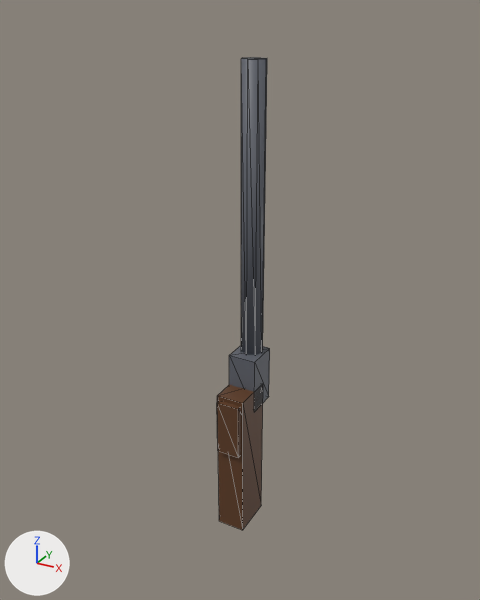
A saved change to the glTF model assets/models/items/shotgun.glb.
Both versions are drawn from a 50 mm camera at (0.579, -1.06, 0.781) aimed at (-0.01, 0.01, 0.246). The axes (+X, +Y, +Z) are drawn at lower left. The lights are the same throughout. The older version comes first. Mesh edges are drawn as thin lines. Vertices at exactly the same position are counted once.

The scene before the commit, as lines of its bpy script (objects in view):
```python
me_shotgun_v0 = bpy.data.meshes.new('shotgun_v0')
me_shotgun_v0.from_pydata(...)  # a box spanning x -0.025..0.025, y -0.06..0.02, z -0.08..0.04, material slot 0; a box spanning x -0.03..0.03, y -0.05..0.04, z -0.28..0.05, material slot 1; a box spanning x -0.03..0.03, y 0.0..0.07, z 0.0..0.12, material slot 2; an 8-sided cylinder along z spanning x -0.024..0.024, y 0.021..0.069, z 0.1..0.7, material slot 2
me_shotgun_v0.materials.append(mat_prop_dark_planks)
me_shotgun_v0.materials.append(mat_prop_planks)
me_shotgun_v0.materials.append(mat_prop_iron)
ob_shotgun_v0 = bpy.data.objects.new('shotgun_v0', me_shotgun_v0)
ob_shotgun_v0.location = (0.0, 0.0, 0.0)
```
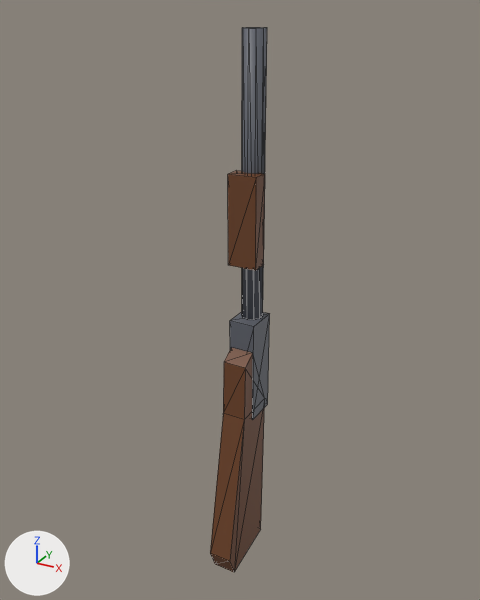
What differs and where, as boxes [x1, y1, x2, y2] in the pictures (480 x 600 px):
'shotgun_v0', reshaped (13% wider, 15% taller): before [217, 57, 270, 530]; after [210, 27, 270, 572]
part 1 of me_shotgun_v0, added (brown): after [228, 170, 265, 271]
part 2 of me_shotgun_v0, added: after [230, 312, 270, 420]
part 3 of me_shotgun_v0, added: after [242, 27, 267, 320]
part 4 of me_shotgun_v0, rebuilt (19% wider, 54% taller): before [217, 385, 263, 530]; after [210, 348, 265, 572]
part 5 of me_shotgun_v0, deleted: before [241, 57, 267, 355]
part 6 of me_shotgun_v0, deleted (brown): before [217, 400, 241, 458]
part 7 of me_shotgun_v0, deleted: before [229, 346, 270, 410]

The change, as a diff of the scene's bpy script:
```diff
--- a/assets/models/items/shotgun.glb.py
+++ b/assets/models/items/shotgun.glb.py
@@ me_shotgun_v0 @@
 # used by ob_shotgun_v0; location = (0.0, 0.0, 0.0)
-me_shotgun_v0.from_pydata(...)  # 40 vertices, 64 faces; spans x -0.03..0.03, y -0.06..0.07, z -0.28..0.7
+me_shotgun_v0.from_pydata(...)  # 50 vertices, 84 faces; spans x -0.03..0.03, y -0.1..0.07, z -0.38..0.75
+# me_shotgun_v0 part 1: a new loose piece, a box spanning x -0.03..0.03, y 0.0..0.035, z 0.32..0.5, in mat_prop_planks
+# me_shotgun_v0 part 2: a new loose piece, a box spanning x -0.027..0.028, y 0.0..0.07, z -0.02..0.2, in mat_prop_dark_planks
+# me_shotgun_v0 part 3: a new loose piece, a 10-sided cylinder along z spanning x -0.021..0.021, y 0.023..0.067, z 0.2..0.75, in mat_prop_dark_planks
+# me_shotgun_v0 part 4: the loose piece of 8 vertices spanning x -0.03..0.03, y -0.05..0.04, z -0.28..0.05 is rebuilt with 14 vertices and now spans x -0.025..0.025, y -0.1..0.06, z -0.38..0.14
+# me_shotgun_v0 part 5: the loose piece of 16 vertices spanning x -0.024..0.024, y 0.021..0.069, z 0.1..0.7 is deleted
+# me_shotgun_v0 part 6: the loose piece of 8 vertices spanning x -0.025..0.025, y -0.06..0.02, z -0.08..0.04 is deleted
+# me_shotgun_v0 part 7: the loose piece of 8 vertices spanning x -0.03..0.03, y 0.0..0.07, z 0.0..0.12 is deleted
 me_shotgun_v0.materials.append(mat_prop_dark_planks)
 me_shotgun_v0.materials.append(mat_prop_planks)
-me_shotgun_v0.materials.append(mat_prop_iron)
```
